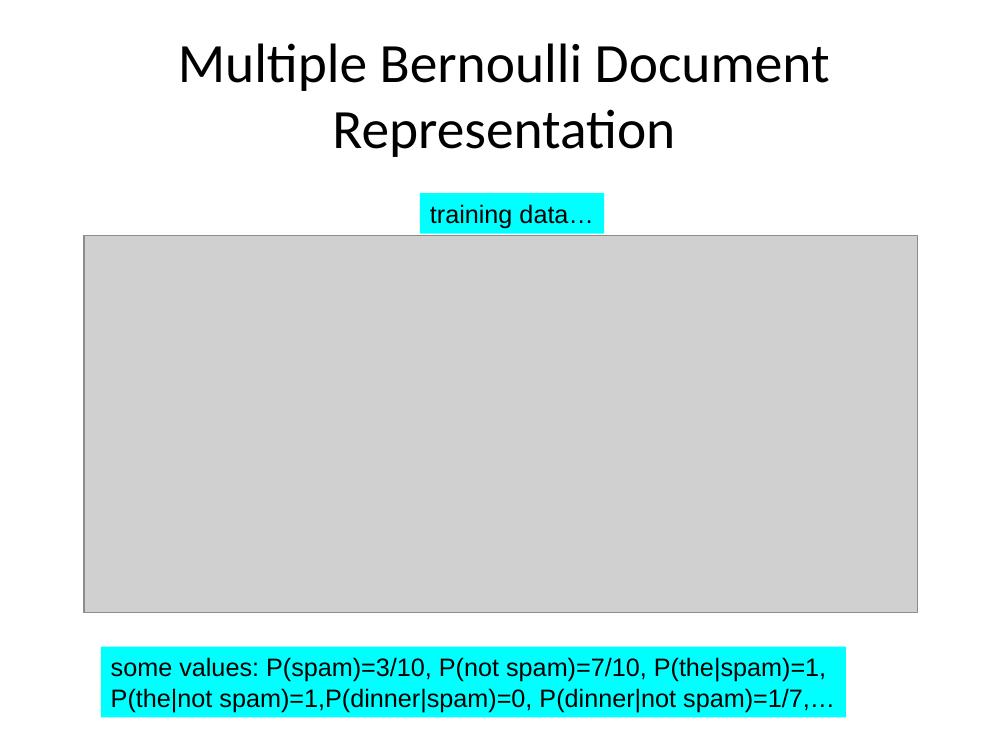
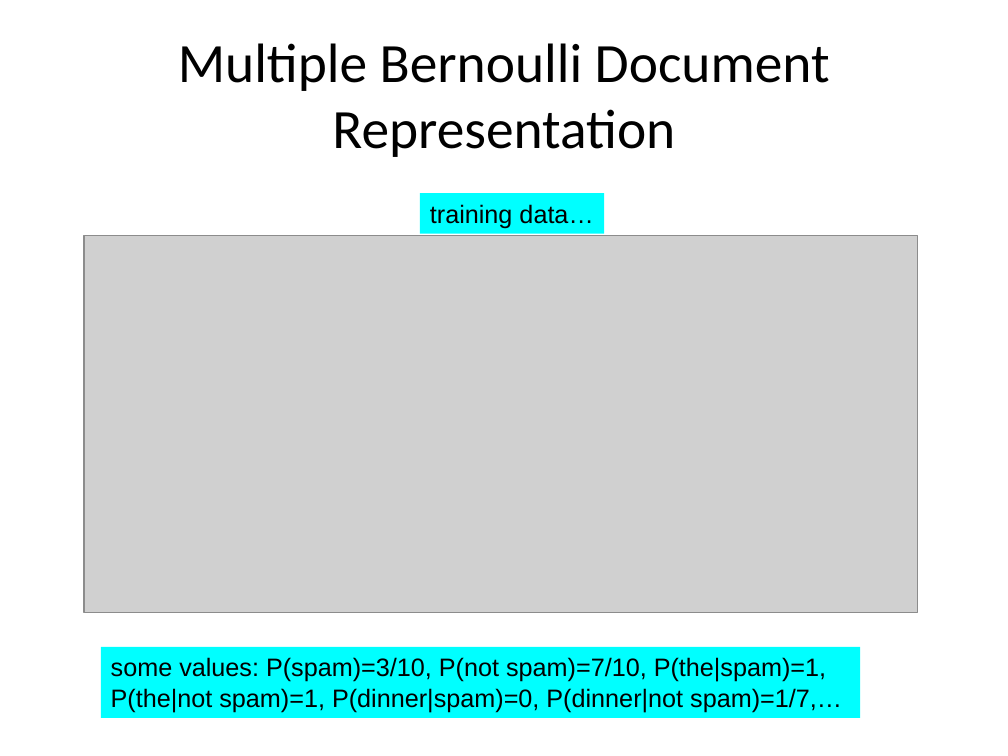
Before and after one commit to phonedude/cs834-f17, a slide deck: slide 12 of slides/chap9-mln.pptx. Drawn at 1008x756 pixels with LibreOffice and Linux fonts; fonts in the diff are those of the drawing; grey boxes stand for pictures. Boxes give left, top, right and bottom in pixels: in the first picture for what was removed or moved away, otherwise in the second. Text is boxed around its words. In the diff, an @@ line names an element or a change of style, - is before the commit and + after.

Commit message:
fix typo in chapter 9 slides

```diff
--- a/slides/chap9-mln.pptx
+++ b/slides/chap9-mln.pptx
@@ rectangle "some values: P(spam)=3/10, P(not spam)=7/10, ...": place and size @@
-rectangle "some values: P(spam)=3/10, P(not spam)=7/10, ..." at [101,647,846,718]
+rectangle "some values: P(spam)=3/10, P(not spam)=7/10, ..." at [101,647,860,719]
@@ text in rectangle at [111,688,842,712]: spaces changed @@
-P(the|not spam)=1,P(dinner|spam)=0, P(dinner|not spam)=1/7,…
+P(the|not spam)=1, P(dinner|spam)=0, P(dinner|not spam)=1/7,…
```
